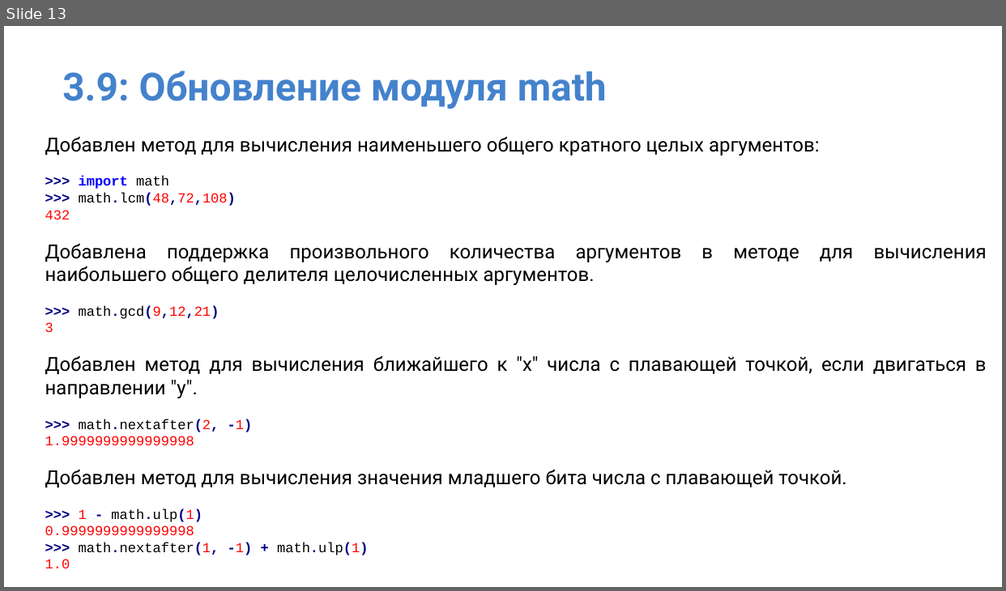
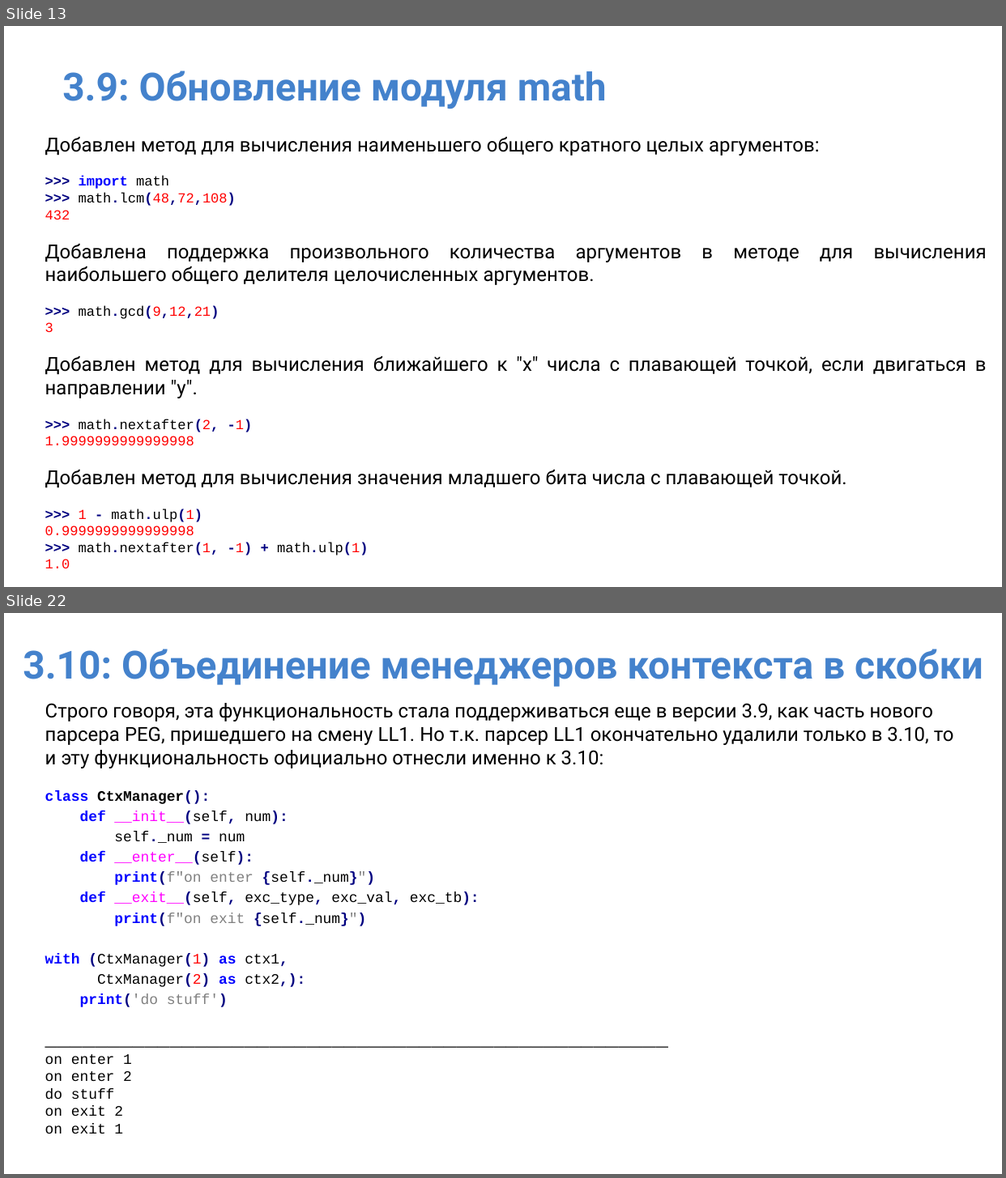
Before and after one commit to IlyaOrlov/PythonCourseKupno, a slide deck: Lectures/py_lec_8.pptx. Shown one above the other, each under a label of ours: slide 13 before the commit, slides 13 and 22 after it; the slides between them are not shown. The pictures are 1006x591 and 1006x1178 pixels, drawn with LibreOffice and Linux fonts; fonts in the diff are those of the drawing. Boxes give left, top, right and bottom in pixels: in the first picture for what was removed or moved away, otherwise in the second. Text is boxed around its words. In the diff, an @@ line names an element or a change of style, - is before the commit and + after.

```diff
--- a/Lectures/py_lec_8.pptx
+++ b/Lectures/py_lec_8.pptx
@@ slide 22 added at [4,613,1002,1174], background #FFFFFF @@
@@ title added at [23,649,983,687], 28 pt, text #4482CC, bold @@
+3.10: Объединение менеджеров контекста в скобки
@@ text added at [45,703,954,1134], 10.5 pt, text #000000 @@
+Строго говоря, эта функциональность стала поддерживаться еще в версии 3.9, как часть нового парсера PEG, пришедшего на смену LL1. Но т.к. парсер LL1 окончательно удалили только в 3.10, то и эту функциональность официально отнесли именно к 3.10:
+class CtxManager():
+def __init__(self, num):
+self._num = num
+def __enter__(self):
+print(f"on enter {self._num}")
+def __exit__(self, exc_type, exc_val, exc_tb):
+print(f"on exit {self._num}")
+with (CtxManager(1) as ctx1,
+CtxManager(2) as ctx2,):
+print('do stuff')
+__________________________________________________
+on enter 1
+on enter 2
+do stuff
+on exit 2
+on exit 1
```
Also in this commit, not shown: 2 slides changed, 9 other slides added, 2 other files.
